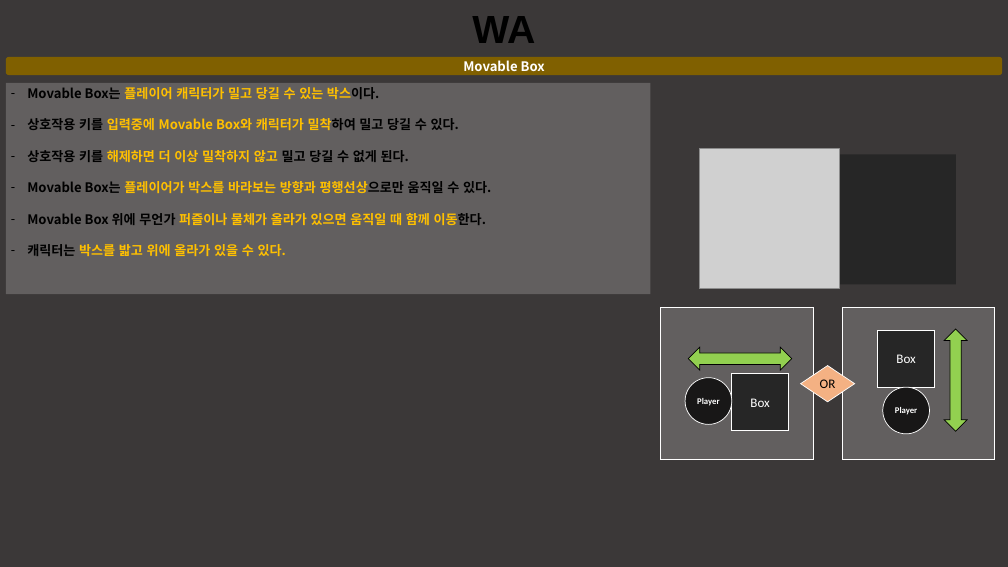
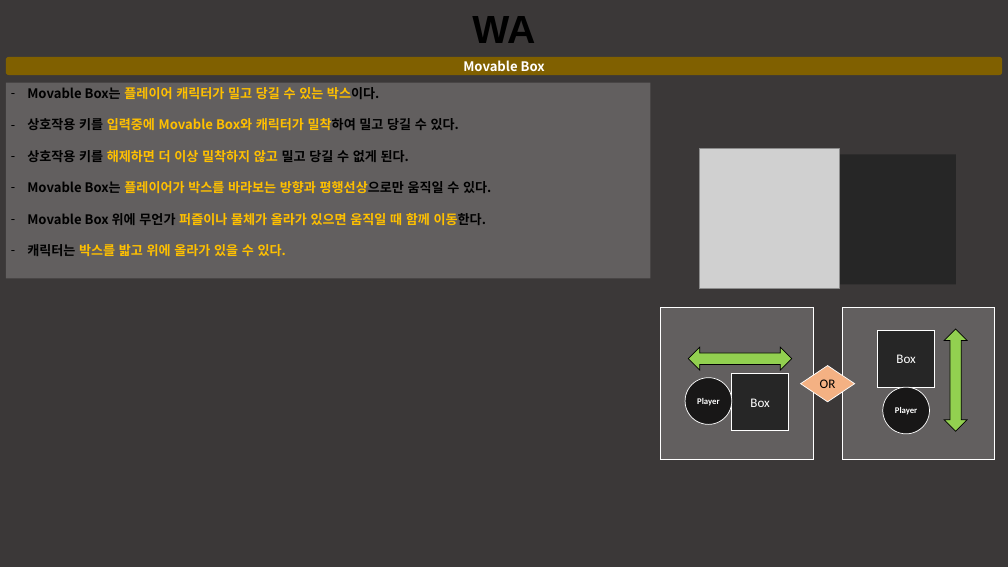
Before and after one commit to taeseongeom/WA, a slide deck: slide 5 of 기획서/신버전/퍼즐 기획.pptx. Drawn at 1008x567 pixels with LibreOffice and Linux fonts; fonts in the diff are those of the drawing; grey boxes stand for pictures. Boxes give left, top, right and bottom in pixels: in the first picture for what was removed or moved away, otherwise in the second. Text is boxed around its words. In the diff, an @@ line names an element or a change of style, - is before the commit and + after.

```diff
--- a/기획서/신버전/퍼즐 기획.pptx
+++ b/기획서/신버전/퍼즐 기획.pptx
@@ rectangle "Movable Box는 플레이어 캐릭터가 밀고 ...": place and size @@
-rectangle "Movable Box는 플레이어 캐릭터가 밀고 ..." at (6, 83, 651, 294)
+rectangle "Movable Box는 플레이어 캐릭터가 밀고 ..." at (6, 83, 651, 278)
```
Also in this commit, not shown: 4 other slides changed, 3 slides added, 3 other files.
